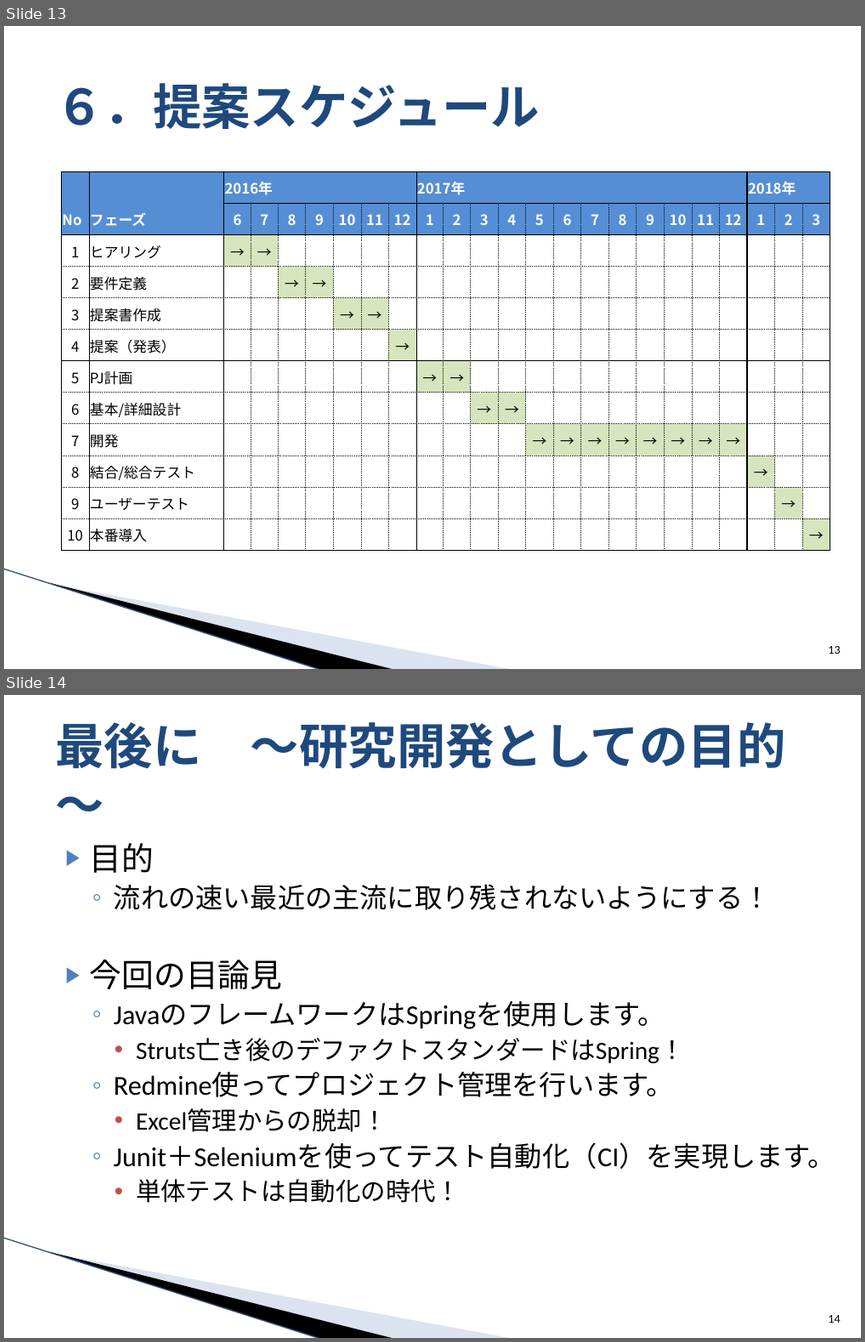
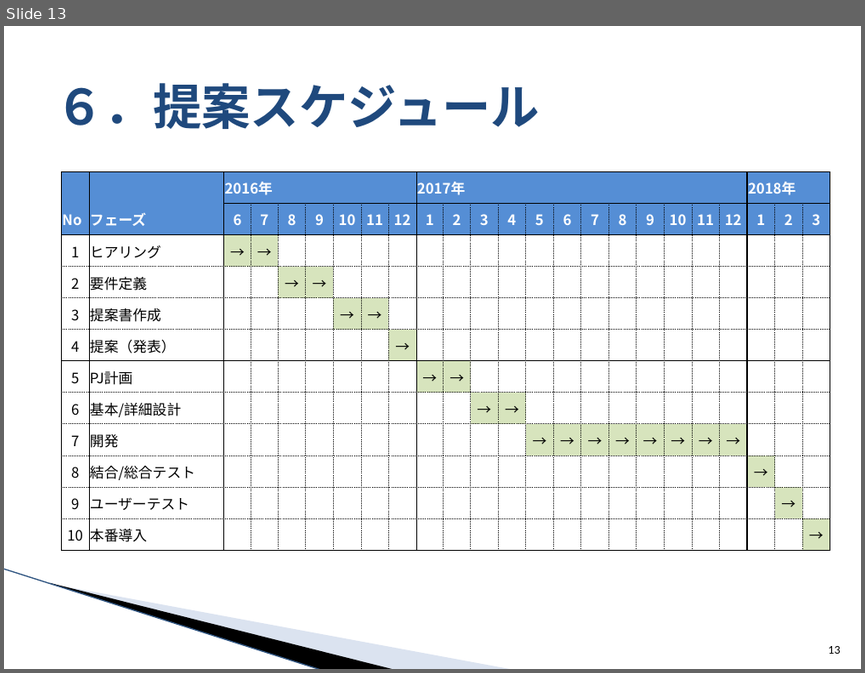
Before and after one commit to around7days/AppFreeMemo, a slide deck: 設計書/1_月報管理システム 提案資料.pptx. Shown one above the other, each under a label of ours: slides 13 and 14 before the commit, slide 13 after it. The pictures are 865x1342 and 865x673 pixels, drawn with LibreOffice and Linux fonts; fonts in the diff are those of the drawing; background and template pictures are left out. Boxes give left, top, right and bottom in pixels: in the first picture for what was removed or moved away, otherwise in the second. Text is boxed around its words. In the diff, an @@ line names an element or a change of style, - is before the commit and + after.

```diff
--- a/設計書/1_月報管理システム 提案資料.pptx
+++ b/設計書/1_月報管理システム 提案資料.pptx
@@ slide 14 removed at (4, 695, 861, 1338), background #FFFFFF; not listed: 3 template elements that a slide beside it also shows @@
@@ title removed at (55, 722, 786, 769) @@
-最後に ～研究開発としての目的～
@@ text removed at (90, 843, 835, 1202) @@
-▶ 目的
-  ◦ 流れの速い最近の主流に取り残されないようにする！
-▶ 今回の目論見
-  ◦ JavaのフレームワークはSpringを使用します。
-    • Struts亡き後のデファクトスタンダードはSpring！
-  ◦ Redmine使ってプロジェクト管理を行います。
-    • Excel管理からの脱却！
-  ◦ Junit＋Seleniumを使ってテスト自動化（CI）を実現します。
-    • 単体テストは自動化の時代！
@@ page number removed at (828, 1315, 840, 1322) @@
-14
```
Also in this commit, not shown: 37 other files.
